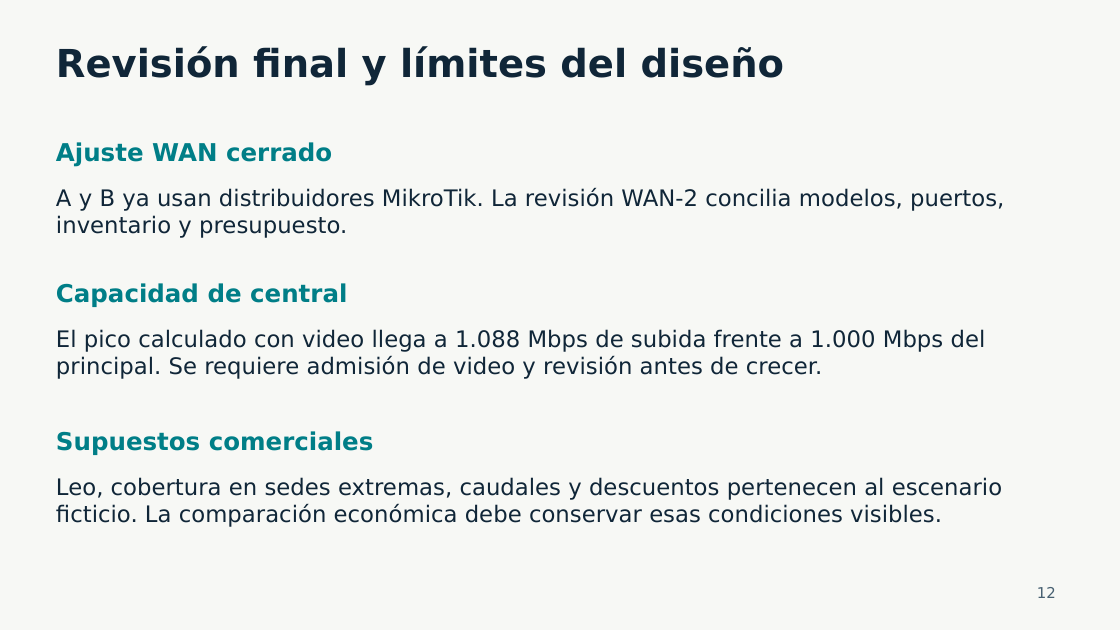
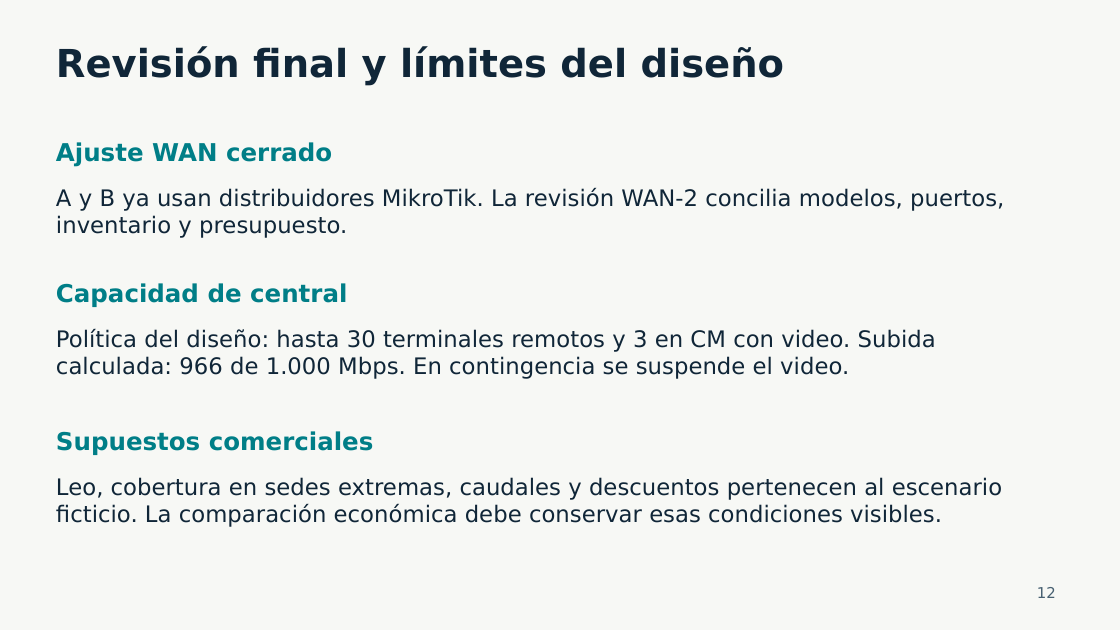
Before and after one commit to hu-herrera/financiera-pacifico-entrega-docente, a slide deck: slide 12 of Presentacion/Avance_Financiera_Pacifico_30_oct_2026.pptx. Drawn at 1120x630 pixels with LibreOffice and Linux fonts; fonts in the diff are those of the drawing. Boxes give left, top, right and bottom in pixels: in the first picture for what was removed or moved away, otherwise in the second. Text is boxed around its words. In the diff, an @@ line names an element or a change of style, - is before the commit and + after.

Commit message:
Preparar avance para grabación con evidencia y capacidad C5 actualizadas
Actualiza PowerPoint, enlace al sitio público, complemento de E6/E7, manifiesto y ZIP. La política de video queda definida como diseño académico; la grabación y envío AVA permanecen pendientes.

```diff
--- a/Presentacion/Avance_Financiera_Pacifico_30_oct_2026.pptx
+++ b/Presentacion/Avance_Financiera_Pacifico_30_oct_2026.pptx
@@ text at (x1=56, y1=328, x2=936, y2=379): text changed @@
-El pico calculado con video llega a 1.088 Mbps de subida frente a 1.000 Mbps del principal. Se requiere admisión de video y revisión antes de crecer.
+Política del diseño: hasta 30 terminales remotos y 3 en CM con video. Subida calculada: 966 de 1.000 Mbps. En contingencia se suspende el video.
```
Also in this commit, not shown: 2 other slides changed, 6 other files.
